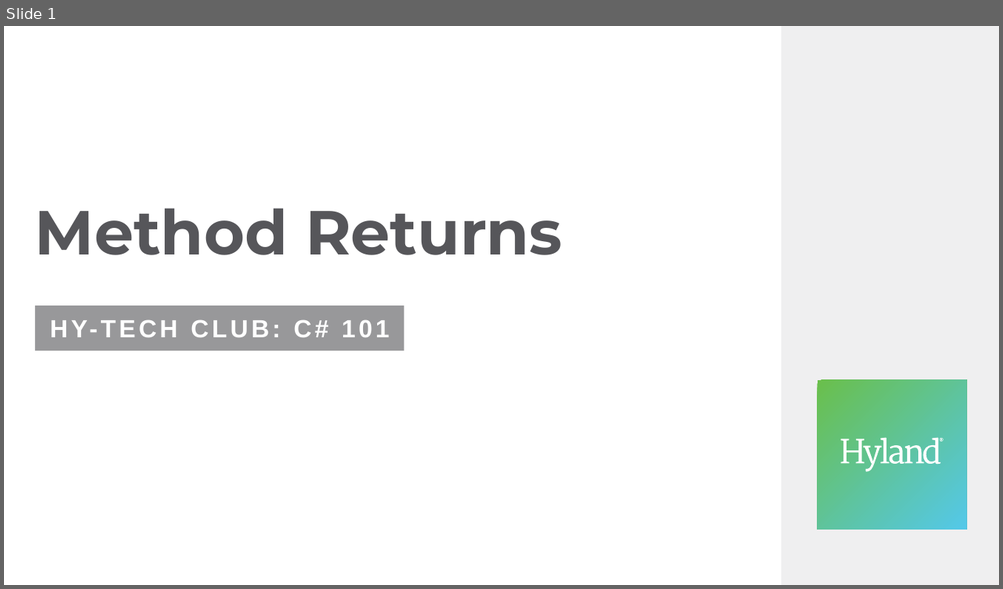
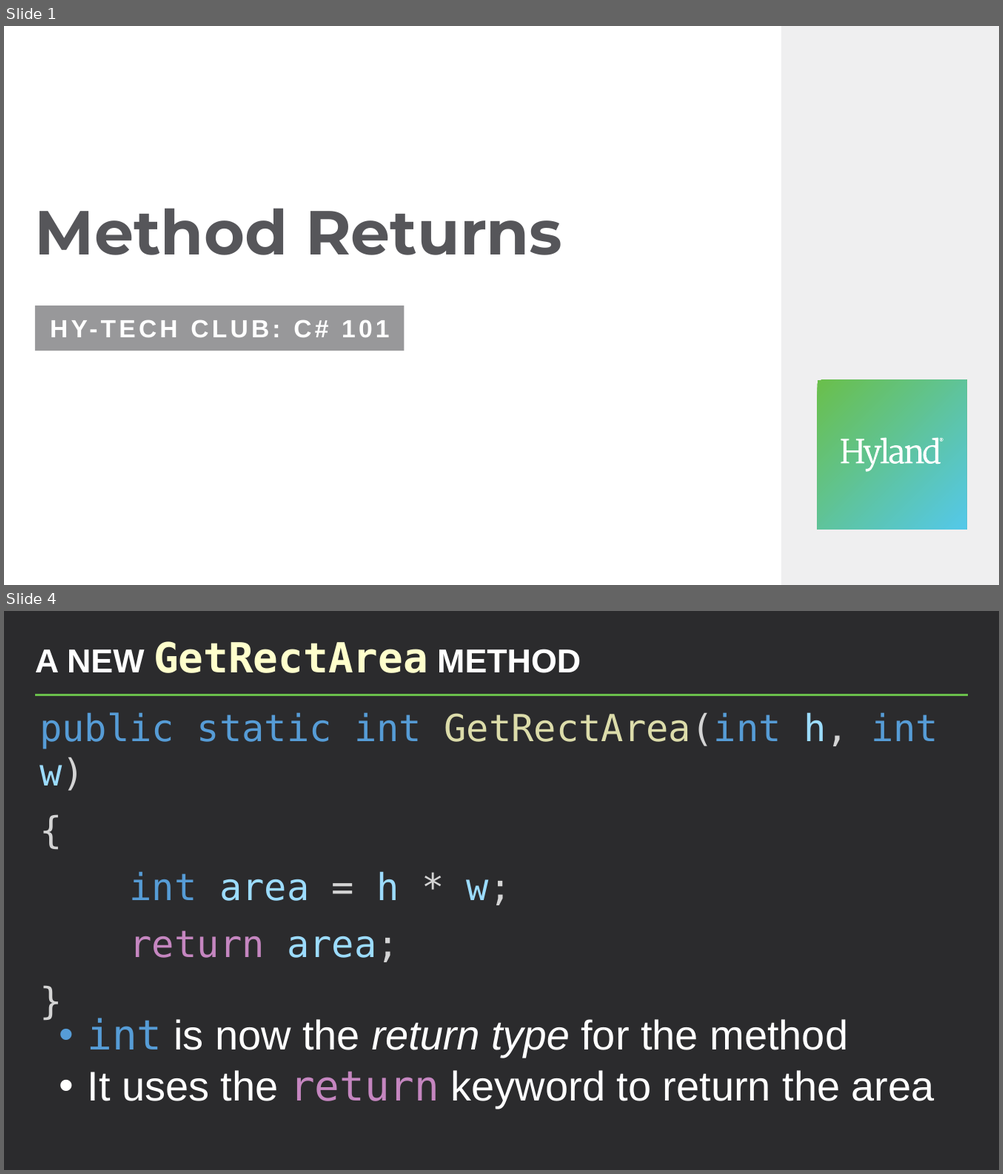
Before and after one commit to hytechclub/cs-101, a slide deck: MethodParameters/MethodReturns.pptx. Shown one above the other, each under a label of ours: slide 1 before the commit, slides 1 and 4 after it; the slides between them are not shown. The pictures are 1003x589 and 1003x1174 pixels, drawn with LibreOffice and Linux fonts; fonts in the diff are those of the drawing. Boxes give left, top, right and bottom in pixels: in the first picture for what was removed or moved away, otherwise in the second. Text is boxed around its words. In the diff, an @@ line names an element or a change of style, - is before the commit and + after.

Commit message:
update method params ppts

```diff
--- a/MethodParameters/MethodReturns.pptx
+++ b/MethodParameters/MethodReturns.pptx
@@ slide 4 added at bbox=[4, 611, 999, 1170], background #2B2B2D @@
@@ title added at bbox=[35, 641, 580, 673], 40 pt, text #FFFFCC, bold @@
+A NEW GetRectArea METHOD
@@ line added from (35, 695) to (968, 695), #54C8E8 2.25 pt @@
@@ text added at bbox=[40, 712, 938, 963], 36 pt, text #569CD6 @@
+public static int GetRectArea(int h, int w)
+{
+int area = h * w;
+return area;
+}
@@ text added at bbox=[88, 1018, 934, 1108], 40 pt, text #FFFFFF @@
+• int is now the return type for the method
+• It uses the return keyword to return the area
```
Also in this commit, not shown: 4 other slides added, 27 slides removed, 1 other file.
